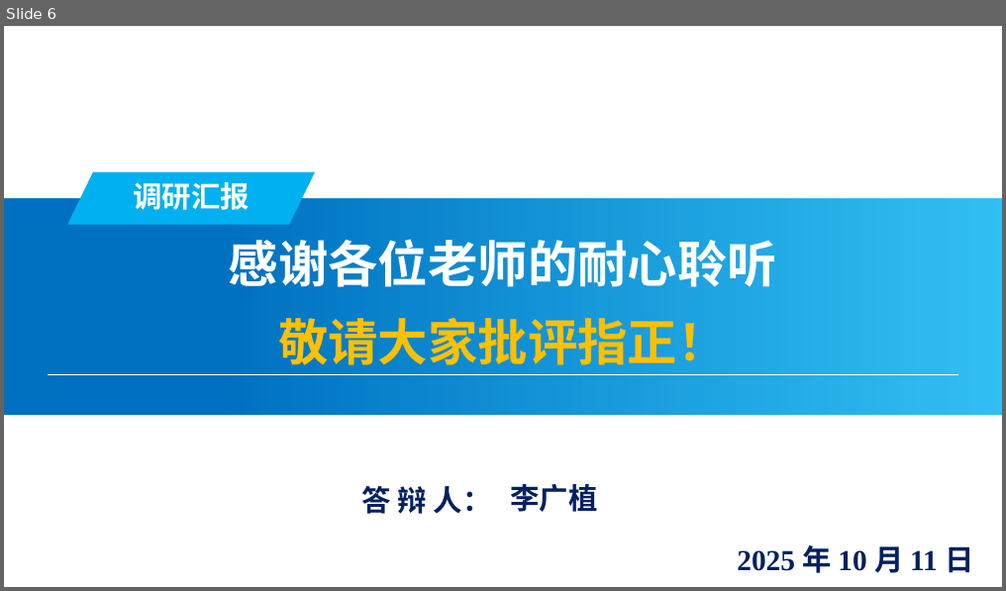
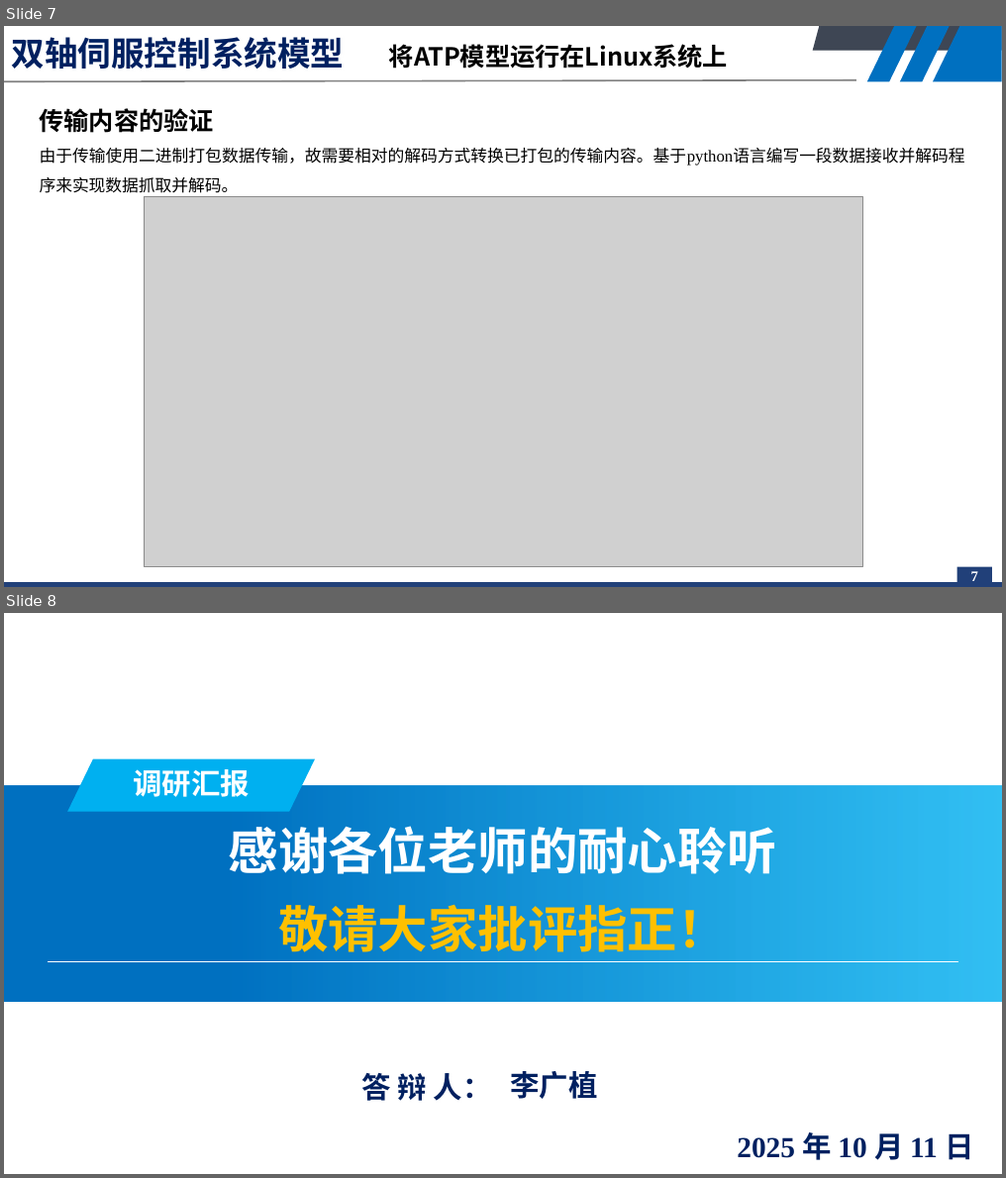
Before and after one commit to wildlant/test_git, a slide deck: 与中间件通讯汇报.pptx. Shown one above the other, each under a label of ours: slide 6 before the commit, slides 7 and 8 after it. The pictures are 1006x591 and 1006x1178 pixels, drawn with LibreOffice and Linux fonts; fonts in the diff are those of the drawing; grey boxes stand for pictures; background and template pictures are left out. Boxes give left, top, right and bottom in pixels: in the first picture for what was removed or moved away, otherwise in the second. Text is boxed around its words. In the diff, an @@ line names an element or a change of style, - is before the commit and + after.

```diff
--- a/与中间件通讯汇报.pptx
+++ b/与中间件通讯汇报.pptx
@@ slide 7 added at <box>4,26,1002,587</box>, background #FFFFFF @@
@@ title added at <box>11,37,344,69</box>, 32 pt, text #002060, bold @@
+双轴伺服控制系统模型
@@ text added at <box>389,44,728,69</box>, 24 pt, text #000000, bold @@
+将ATP模型运行在Linux系统上
@@ freeform shape added at <box>813,26,1001,51</box>, fill #3E4654 @@
@@ freeform shape added at <box>867,26,917,81</box>, fill #0070C0 @@
@@ freeform shape added at <box>900,26,949,81</box>, fill #0070C0 @@
@@ freeform shape added at <box>933,26,1002,81</box>, fill #0070C0 @@
@@ line added from (856, 79) to (4, 81), #808080 1.5 pt @@
@@ text added at <box>40,108,965,193</box>, 16 pt, text #000000 @@
+传输内容的验证
+由于传输使用二进制打包数据传输，故需要相对的解码方式转换已打包的传输内容。基于python语言编写一段数据接收并解码程序来实现数据抓取并解码。
@@ picture added at <box>144,196,862,568</box> @@
@@ rectangle added at <box>4,583,1002,587</box>, fill #214079 @@
@@ rectangle added at <box>957,568,992,583</box>, fill #214079 @@
@@ page number added at <box>971,571,978,581</box>, 14 pt, text #FFFFFF, bold @@
+7
@@ what was slide 6 is now slide 8 @@
```
Also in this commit, not shown: 1 other slide added.
